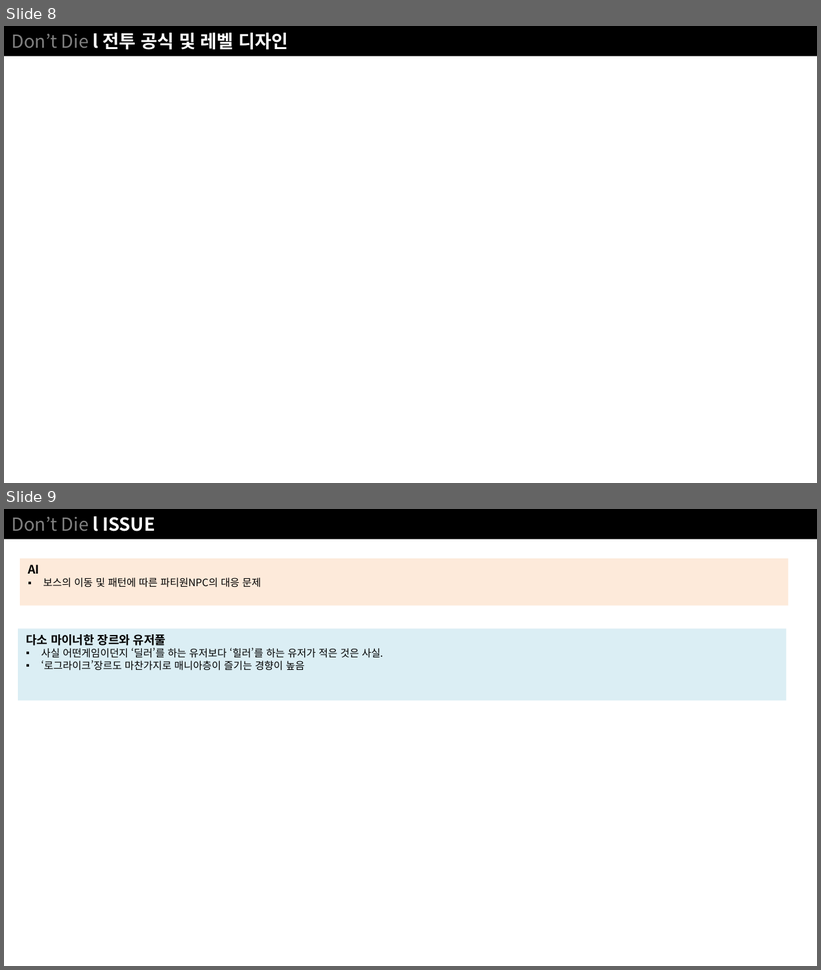
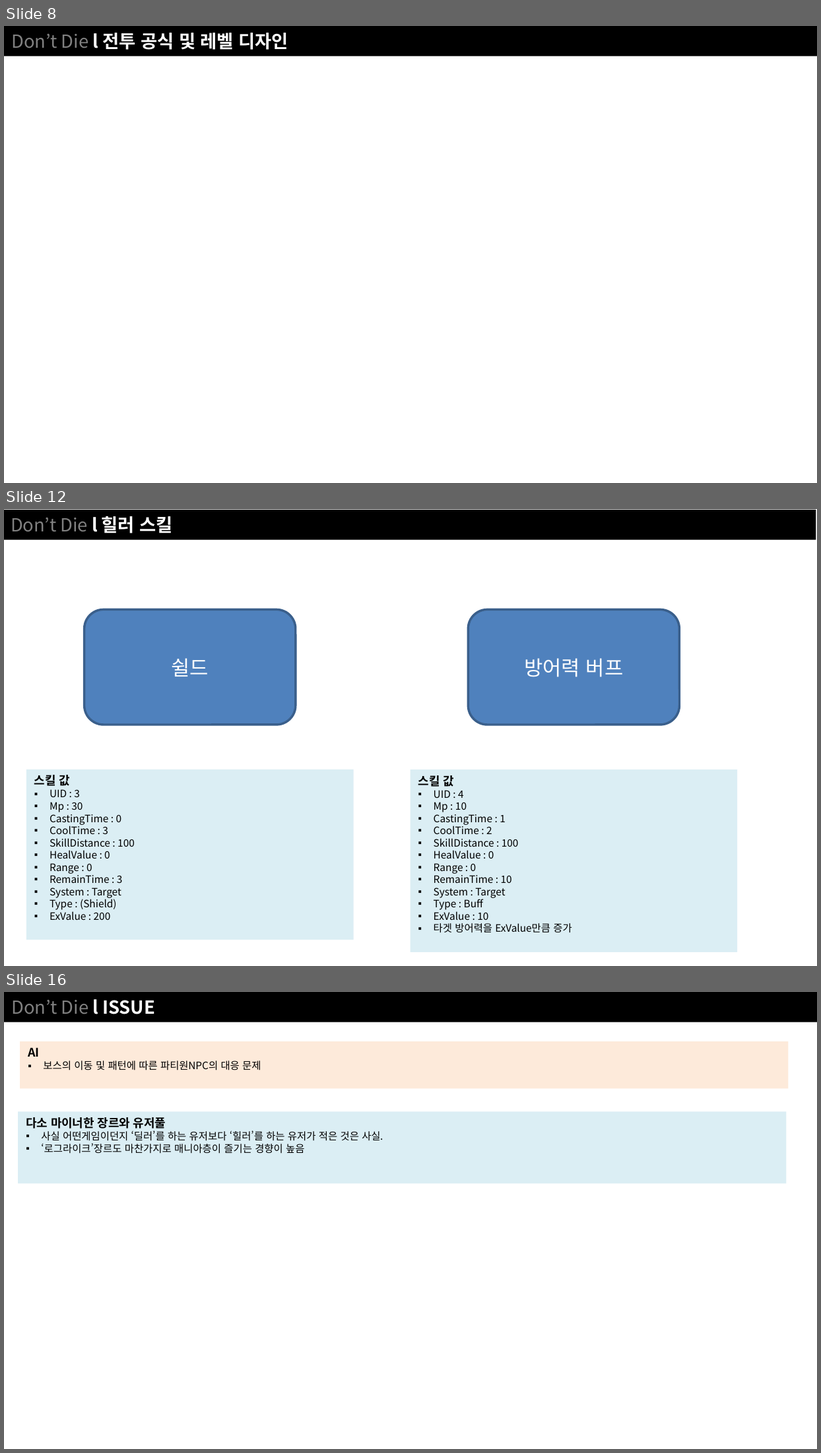
Before and after one commit to NoahCalhoun/DontDie, a slide deck: DDDocument/Don't Die ProtoType.pptx. Shown one above the other, each under a label of ours: slides 8 and 9 before the commit, slides 8, 12 and 16 after it; the slides between them are not shown. The pictures are 821x970 and 821x1453 pixels, drawn with LibreOffice and Linux fonts; fonts in the diff are those of the drawing. Boxes give left, top, right and bottom in pixels: in the first picture for what was removed or moved away, otherwise in the second. Text is boxed around its words. In the diff, an @@ line names an element or a change of style, - is before the commit and + after.

Commit message:
doc
Skill

```diff
--- a/DDDocument/Don't Die ProtoType.pptx
+++ b/DDDocument/Don't Die ProtoType.pptx
@@ slide 12 added at <box>4,509,817,966</box>, background #FFFFFF @@
@@ rectangle added at <box>4,510,816,540</box>, fill #000000, 16 pt, text #808080 @@
+Don’t Die l 힐러 스킬
@@ rounded rectangle added at <box>85,610,296,725</box>, fill #4F81BD, outline #3A5F8C 2 pt, 18 pt, text #FFFFFF @@
+쉴드
@@ rounded rectangle added at <box>468,610,680,725</box>, fill #4F81BD, outline #3A5F8C 2 pt, 18 pt, text #FFFFFF @@
+방어력 버프
@@ rectangle added at <box>26,770,354,941</box>, fill #DBEEF4, 9 pt, text #000000 @@
+스킬 값
+▪ UID : 3
+▪ Mp : 30
+▪ CastingTime : 0
+▪ CoolTime : 3
+▪ SkillDistance : 100
+▪ HealValue : 0
+▪ Range : 0
+▪ RemainTime : 3
+▪ System : Target
+▪ Type : (Shield)
+▪ ExValue : 200
@@ rectangle added at <box>411,770,737,953</box>, fill #DBEEF4, 9 pt, text #000000 @@
+스킬 값
+▪ UID : 4
+▪ Mp : 10
+▪ CastingTime : 1
+▪ CoolTime : 2
+▪ SkillDistance : 100
+▪ HealValue : 0
+▪ Range : 0
+▪ RemainTime : 10
+▪ System : Target
+▪ Type : Buff
+▪ ExValue : 10
+▪ 타겟 방어력을 ExValue만큼 증가
@@ what was slide 9 is now slide 16 @@
```
Also in this commit, not shown: 6 other slides added.
